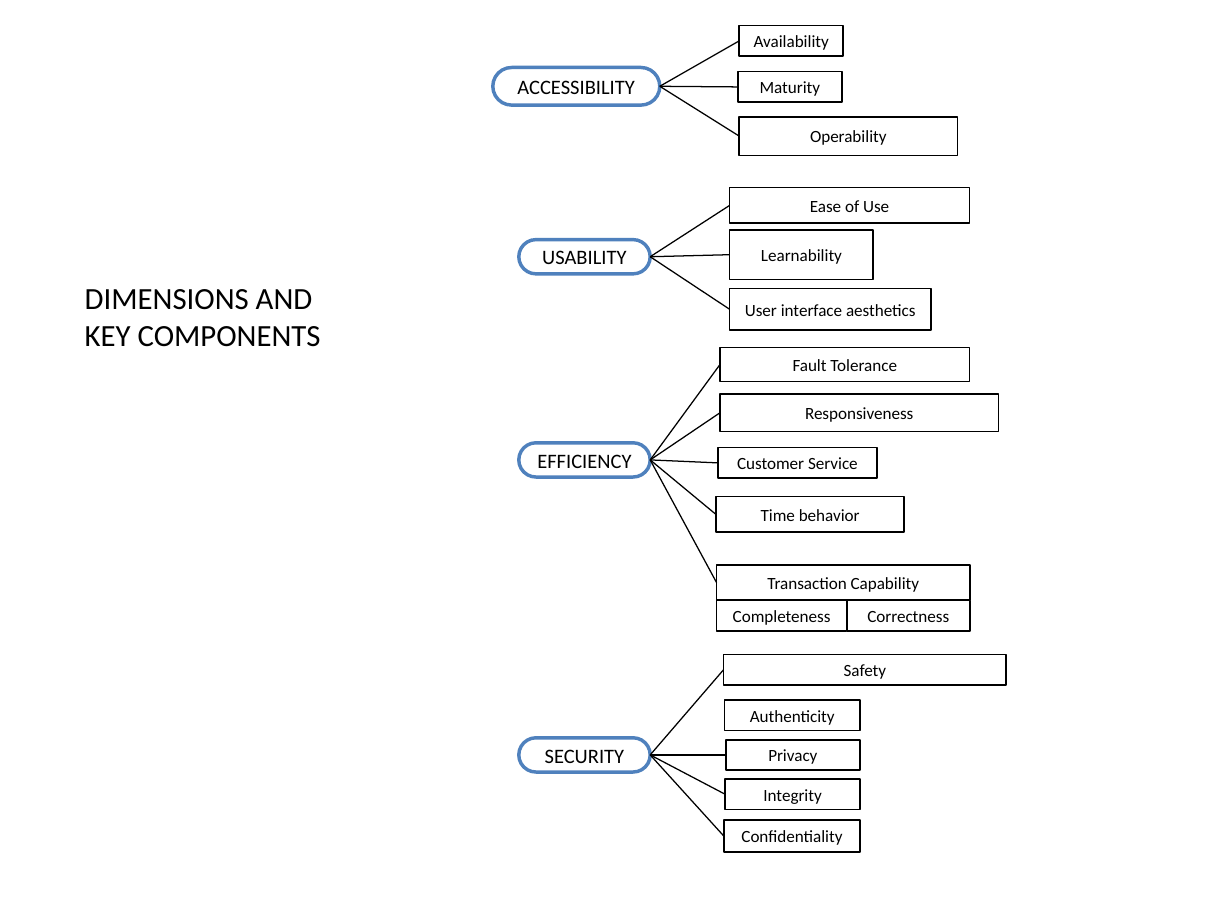
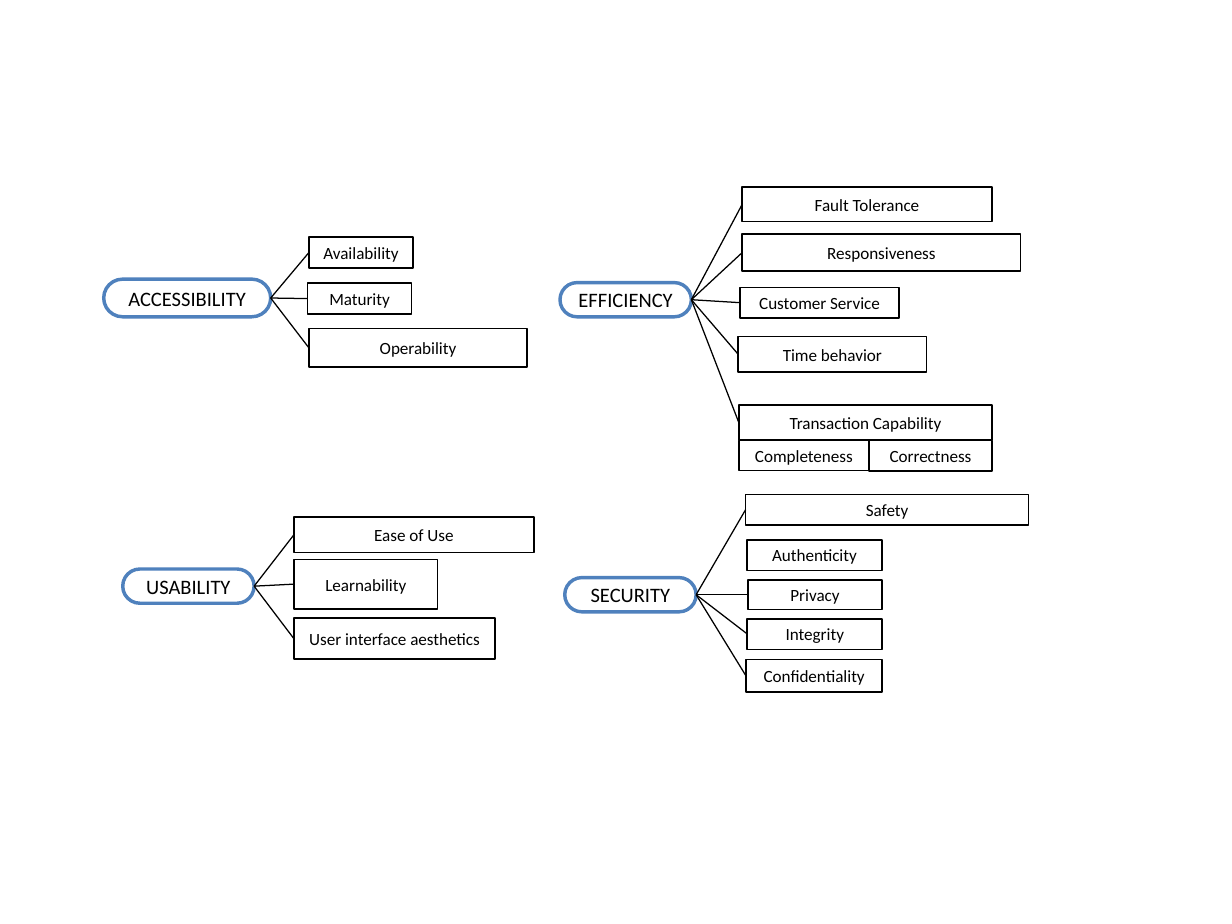
Before and after one commit to paxian/finalexam, a slide deck: slide 8 of model.pptx. Drawn at 1232x924 pixels with LibreOffice and Linux fonts; fonts in the diff are those of the drawing. Boxes give left, top, right and bottom in pixels: in the first picture for what was removed or moved away, otherwise in the second. Text is boxed around its words. In the diff, an @@ line names an element or a change of style, - is before the commit and + after.

```diff
--- a/model.pptx
+++ b/model.pptx
@@ line moved from (719, 365) - (650, 460) to (742, 205) - (691, 299) @@
@@ line moved from (739, 41) - (660, 86) to (309, 253) - (271, 298) @@
@@ line moved from (719, 413) - (650, 460) to (742, 253) - (691, 299) @@
@@ text removed at bbox=[85, 289, 321, 347] @@
-DIMENSIONS AND
-KEY COMPONENTS
@@ rounded rectangle "ACCESSIBILITY": place and size @@
-rounded rectangle "ACCESSIBILITY" at bbox=[493, 68, 660, 106]
+rounded rectangle "ACCESSIBILITY" at bbox=[103, 280, 271, 318]
@@ line moved from (739, 137) - (660, 86) to (309, 347) - (271, 298) @@
@@ line moved from (738, 87) - (660, 86) to (308, 298) - (271, 298) @@
@@ 3 rounded rectangles: place and size @@
-3 rounded rectangles at bbox=[738, 26, 957, 155]
+3 rounded rectangles at bbox=[308, 238, 527, 367]
@@ rounded rectangle "EFFICIENCY": place and size @@
-rounded rectangle "EFFICIENCY" at bbox=[519, 442, 650, 477]
+rounded rectangle "EFFICIENCY" at bbox=[561, 282, 692, 317]
@@ line moved from (717, 583) - (650, 460) to (739, 423) - (691, 299) @@
@@ line moved from (716, 515) - (650, 460) to (738, 355) - (691, 299) @@
@@ line moved from (718, 463) - (650, 460) to (740, 303) - (691, 299) @@
@@ 7 rounded rectangles: place and size @@
-7 rounded rectangles at bbox=[716, 447, 1007, 809]
+7 rounded rectangles at bbox=[738, 287, 1029, 649]
@@ 5 rounded rectangles: place and size @@
-5 rounded rectangles at bbox=[719, 347, 998, 851]
+5 rounded rectangles at bbox=[742, 187, 1020, 691]
@@ line moved from (729, 206) - (650, 256) to (294, 535) - (254, 586) @@
@@ line moved from (723, 670) - (650, 755) to (745, 510) - (696, 595) @@
@@ rounded rectangle "USABILITY": place and size @@
-rounded rectangle "USABILITY" at bbox=[519, 240, 650, 275]
+rounded rectangle "USABILITY" at bbox=[123, 569, 255, 604]
@@ line moved from (729, 309) - (650, 256) to (294, 638) - (254, 586) @@
@@ line moved from (729, 255) - (650, 256) to (294, 584) - (254, 586) @@
@@ rounded rectangle "SECURITY": place and size @@
-rounded rectangle "SECURITY" at bbox=[519, 738, 650, 772]
+rounded rectangle "SECURITY" at bbox=[564, 578, 696, 612]
@@ line moved from (724, 837) - (650, 755) to (747, 676) - (696, 595) @@
@@ line moved from (726, 795) - (650, 755) to (748, 634) - (696, 595) @@
@@ line moved from (726, 755) - (650, 755) to (748, 595) - (696, 595) @@
@@ 3 rounded rectangles: place and size @@
-3 rounded rectangles at bbox=[729, 187, 970, 329]
+3 rounded rectangles at bbox=[294, 517, 535, 659]
```
Also in this commit, not shown: 1 other file.
